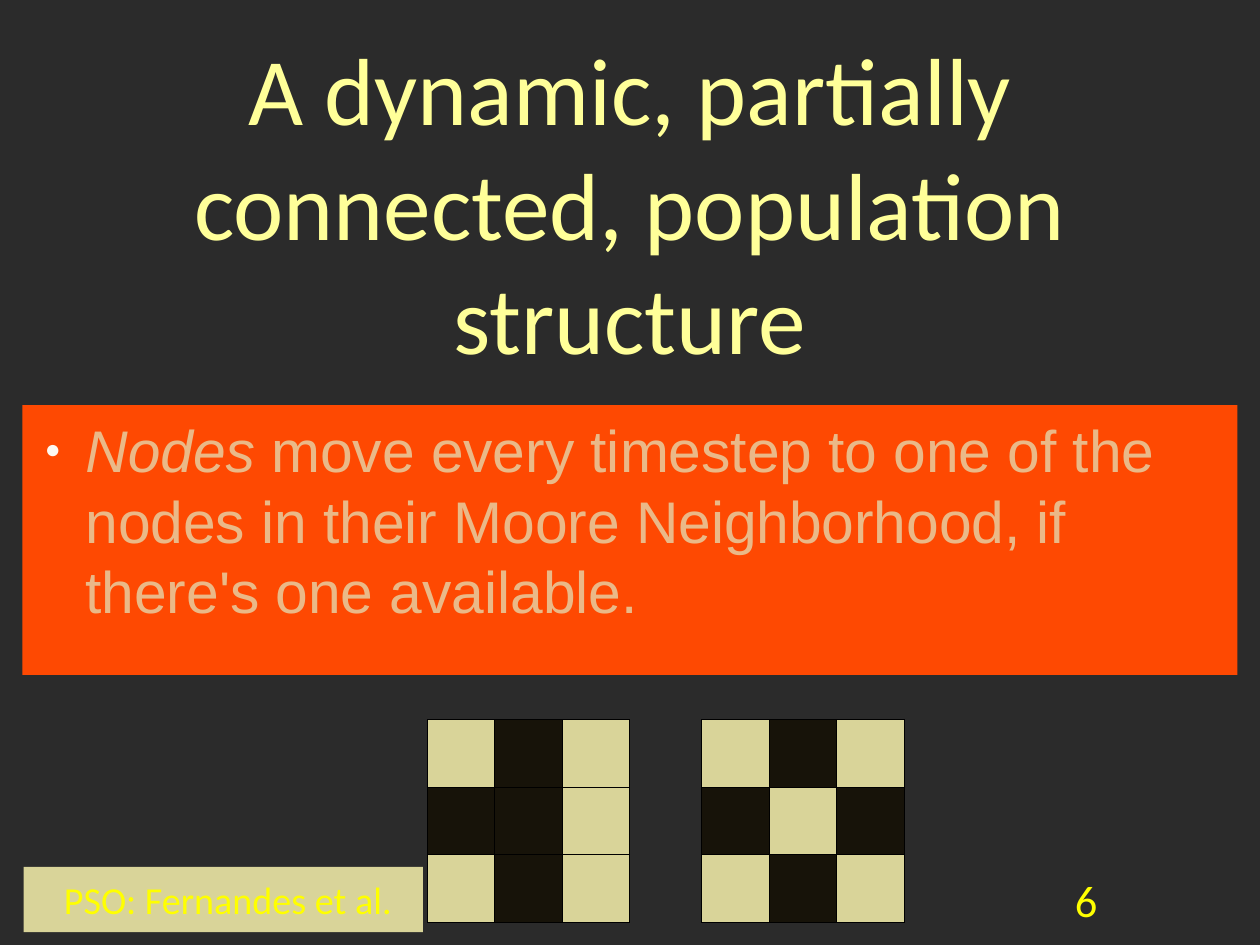
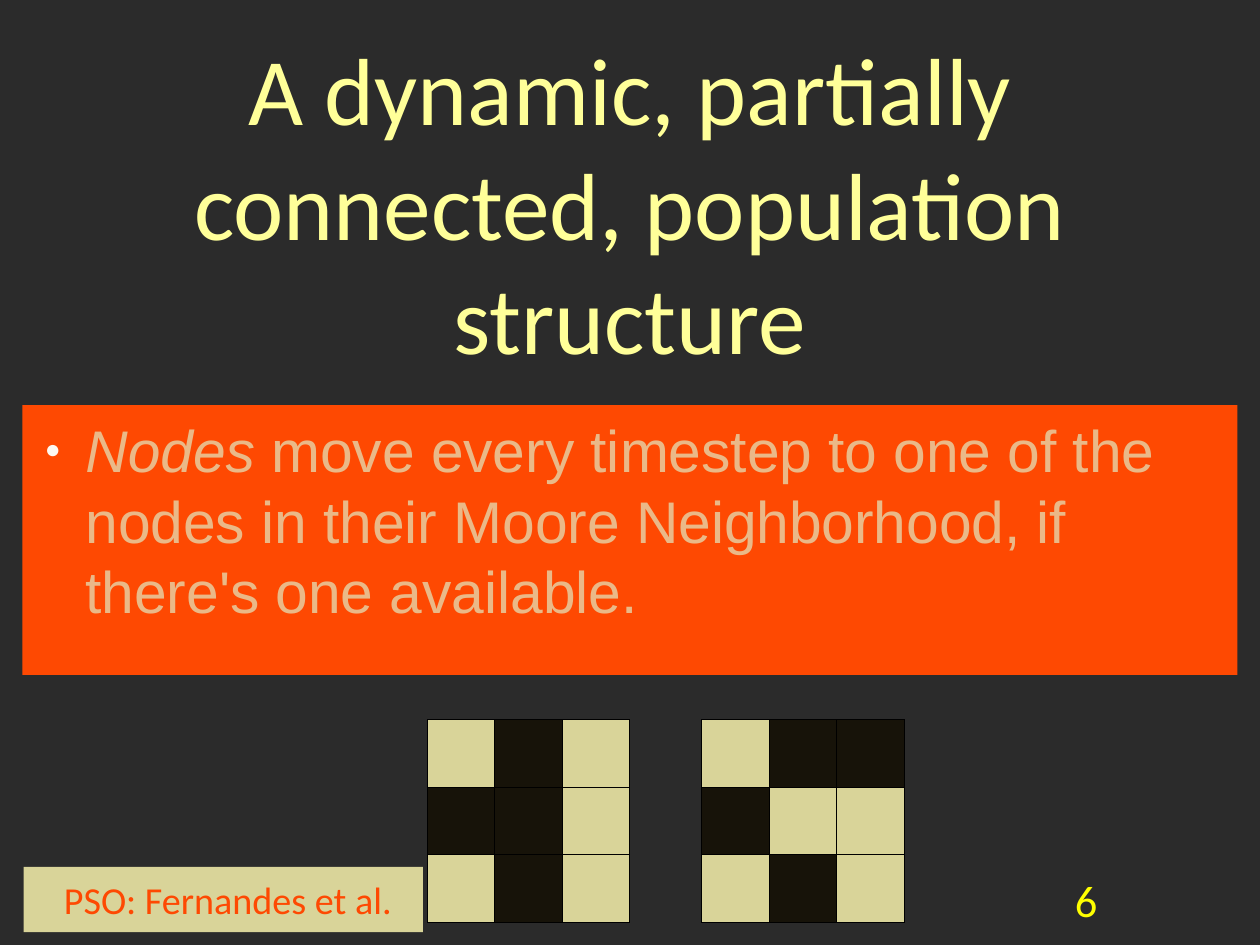
Before and after one commit to geneura/papers, a slide deck: slide 6 of 2013/CEC/PSO/pso-cec2013.odp. Drawn at 1260x945 pixels with LibreOffice and Linux fonts; fonts in the diff are those of the drawing; background and template pictures are left out; a plain dark background stands for a picture behind light text. Boxes give left, top, right and bottom in pixels: in the first picture for what was removed or moved away, otherwise in the second. Text is boxed around its words. In the diff, an @@ line names an element or a change of style, - is before the commit and + after.

```diff
--- a/2013/CEC/PSO/pso-cec2013.odp
+++ b/2013/CEC/PSO/pso-cec2013.odp
@@ rectangle: place and size @@
-rectangle at <box>837,788,904,855</box>
+rectangle at <box>837,720,904,788</box>
@@ rectangle: place and size @@
-rectangle at <box>837,720,904,788</box>
+rectangle at <box>837,788,904,855</box>
@@ rectangle "PSO: Fernandes et al." at <box>24,867,423,932</box>: text colour #FFFF00 to #FE4902 @@
```
Also in this commit, not shown: 17 other slides changed, 1 other file.
